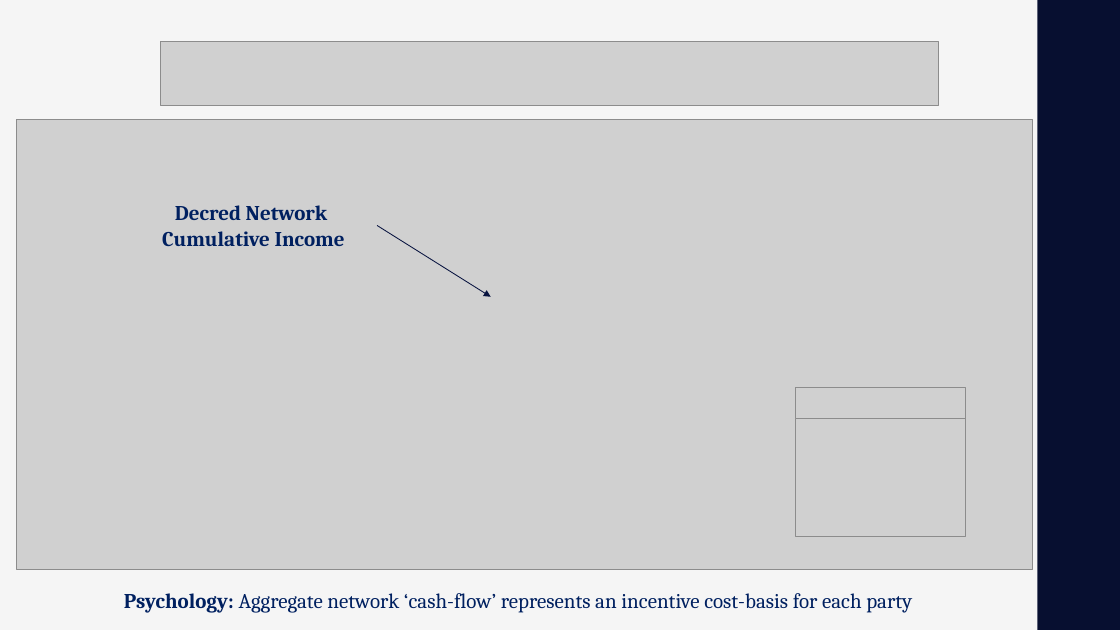
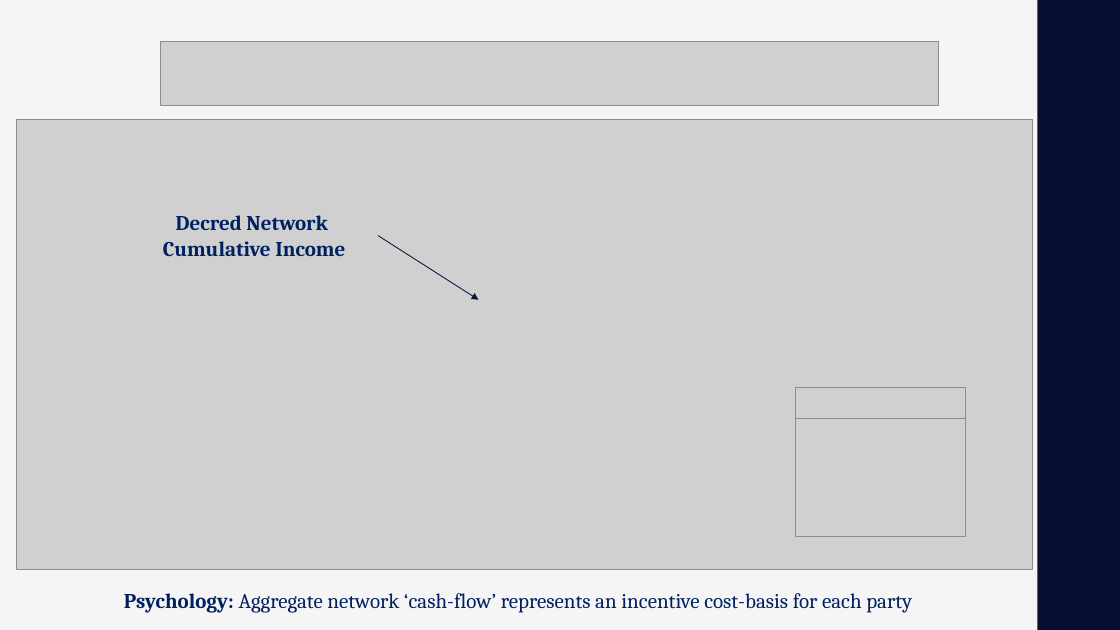
Before and after one commit to cryptobuks1/checkonchain, a slide deck: slide 15 of research_articles/masterclasses/consensus_distributed/consensus_distributed.pptx (slide 14 before the commit). Drawn at 1120x630 pixels with LibreOffice and Linux fonts; fonts in the diff are those of the drawing; grey boxes stand for pictures; background and template pictures are left out. Boxes give left, top, right and bottom in pixels: in the first picture for what was removed or moved away, otherwise in the second. Text is boxed around its words. In the diff, an @@ line names an element or a change of style, - is before the commit and + after.

Commit message:
our network 5

```diff
--- a/research_articles/masterclasses/consensus_distributed/consensus_distributed.pptx
+++ b/research_articles/masterclasses/consensus_distributed/consensus_distributed.pptx
@@ text "Decred Network": place and size @@
-text "Decred Network" at (162,205,345,246)
+text "Decred Network" at (163,215,345,256)
@@ arrow moved from (377, 225) - (491, 297) to (378, 235) - (479, 300) @@
```
Also in this commit, not shown: 10 other slides changed, 3 slides added, 37 other files.
